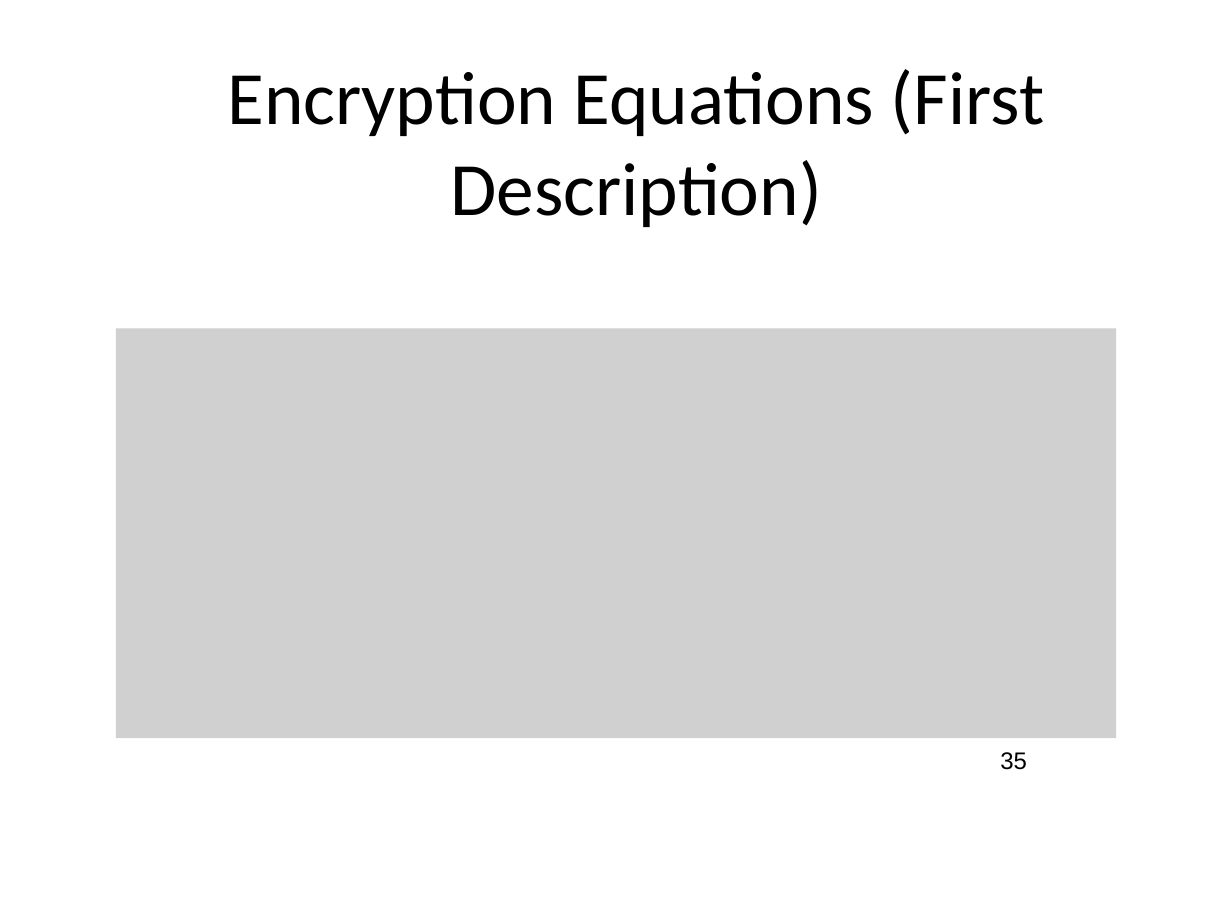
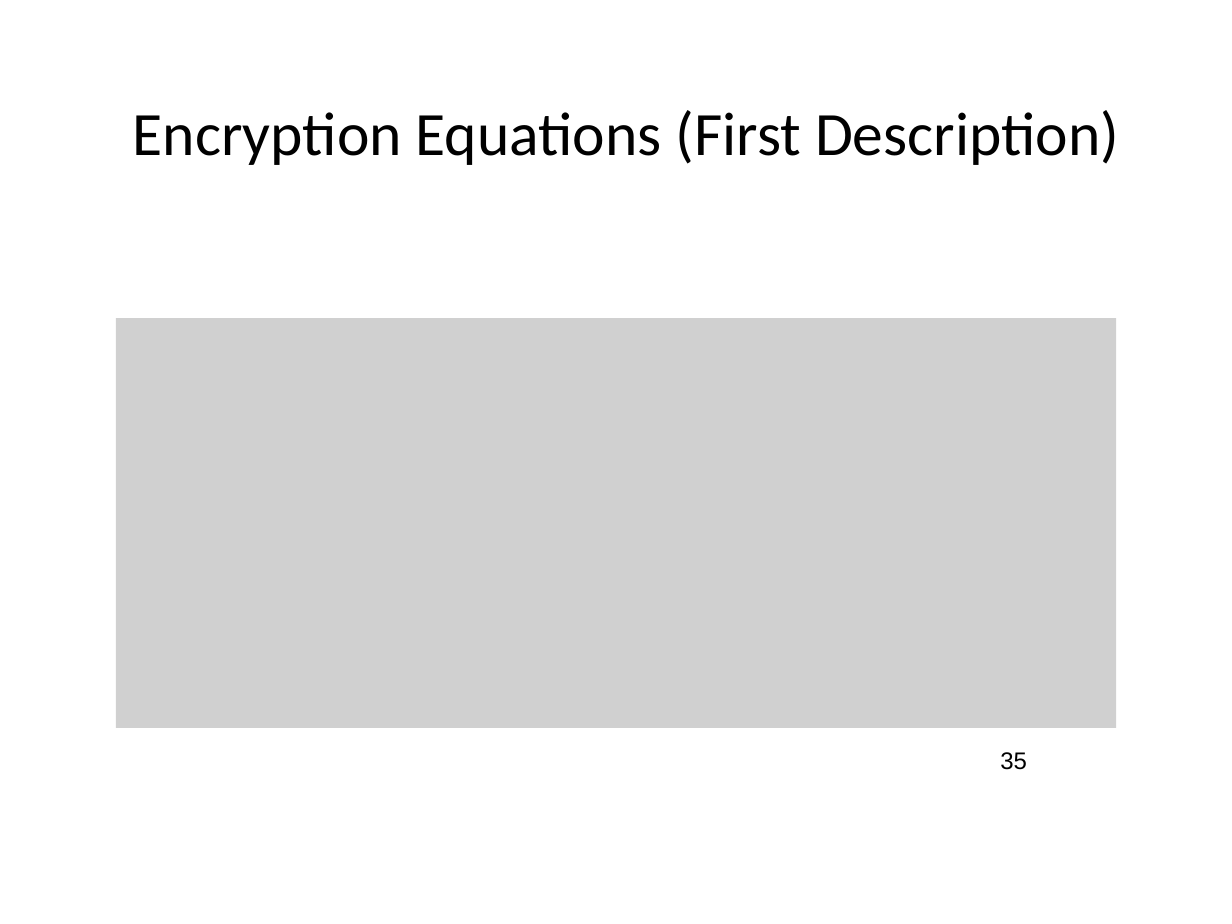
Before and after one commit to jlmucb/class_notes, a slide deck: slide 35 of BerkeleyClass/CS290Spring2013/Lectures/Cryptoclass4.pptx. Drawn at 1232x924 pixels with LibreOffice and Linux fonts; fonts in the diff are those of the drawing; grey boxes stand for pictures. Boxes give left, top, right and bottom in pixels: in the first picture for what was removed or moved away, otherwise in the second. Text is boxed around its words. In the diff, an @@ line names an element or a change of style, - is before the commit and + after.

```diff
--- a/BerkeleyClass/CS290Spring2013/Lectures/Cryptoclass4.pptx
+++ b/BerkeleyClass/CS290Spring2013/Lectures/Cryptoclass4.pptx
@@ title "Encryption Equations (First Description)": place and size @@
-title "Encryption Equations (First Description)" at [227, 69, 1044, 227]
+title "Encryption Equations (First Description)" at [133, 110, 1119, 165]
@@ title "Encryption Equations (First Description)" at [133, 110, 1119, 165]: size 44 to 36 pt @@
@@ picture: place and size @@
-picture at [116, 329, 1116, 739]
+picture at [116, 318, 1116, 728]
```
Also in this commit, not shown: 13 other slides changed, 1 slide added.
